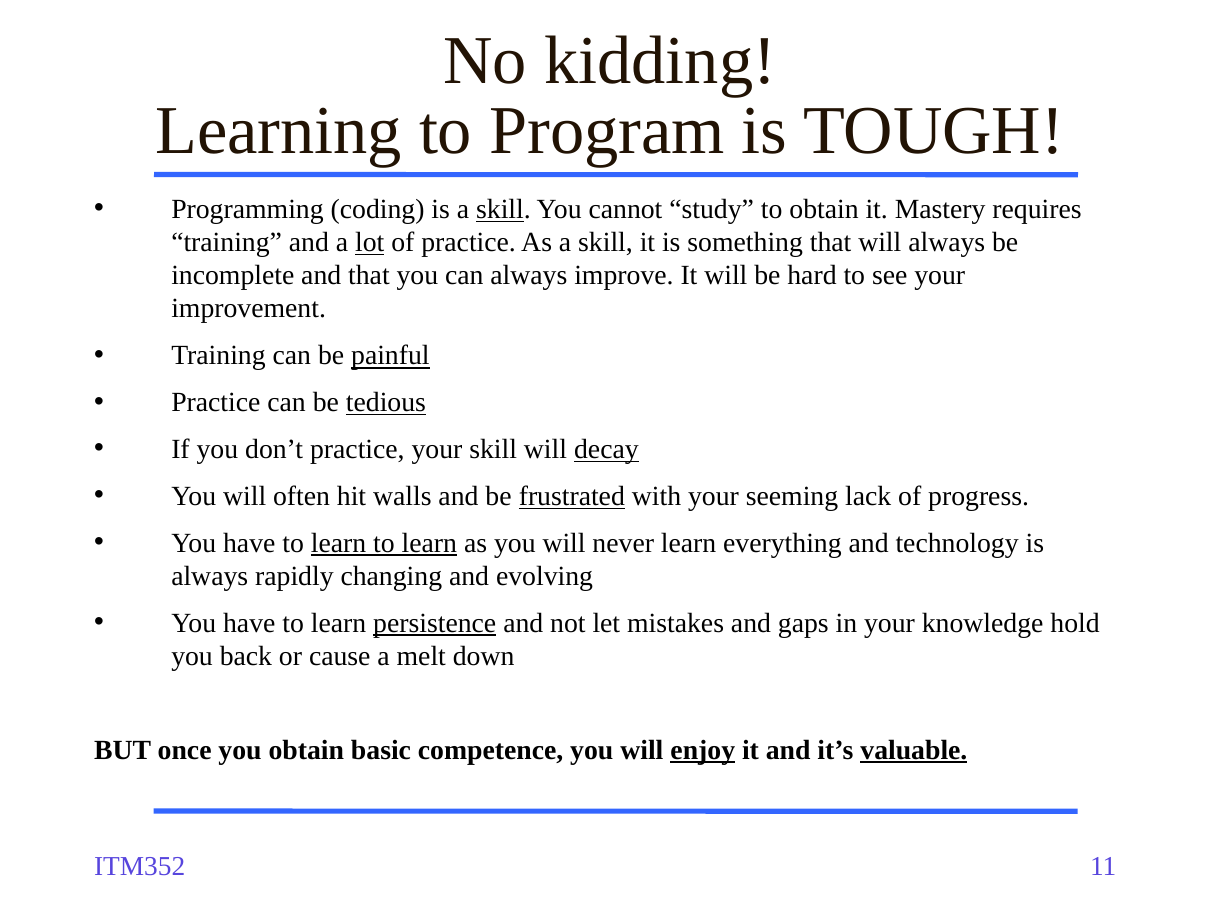
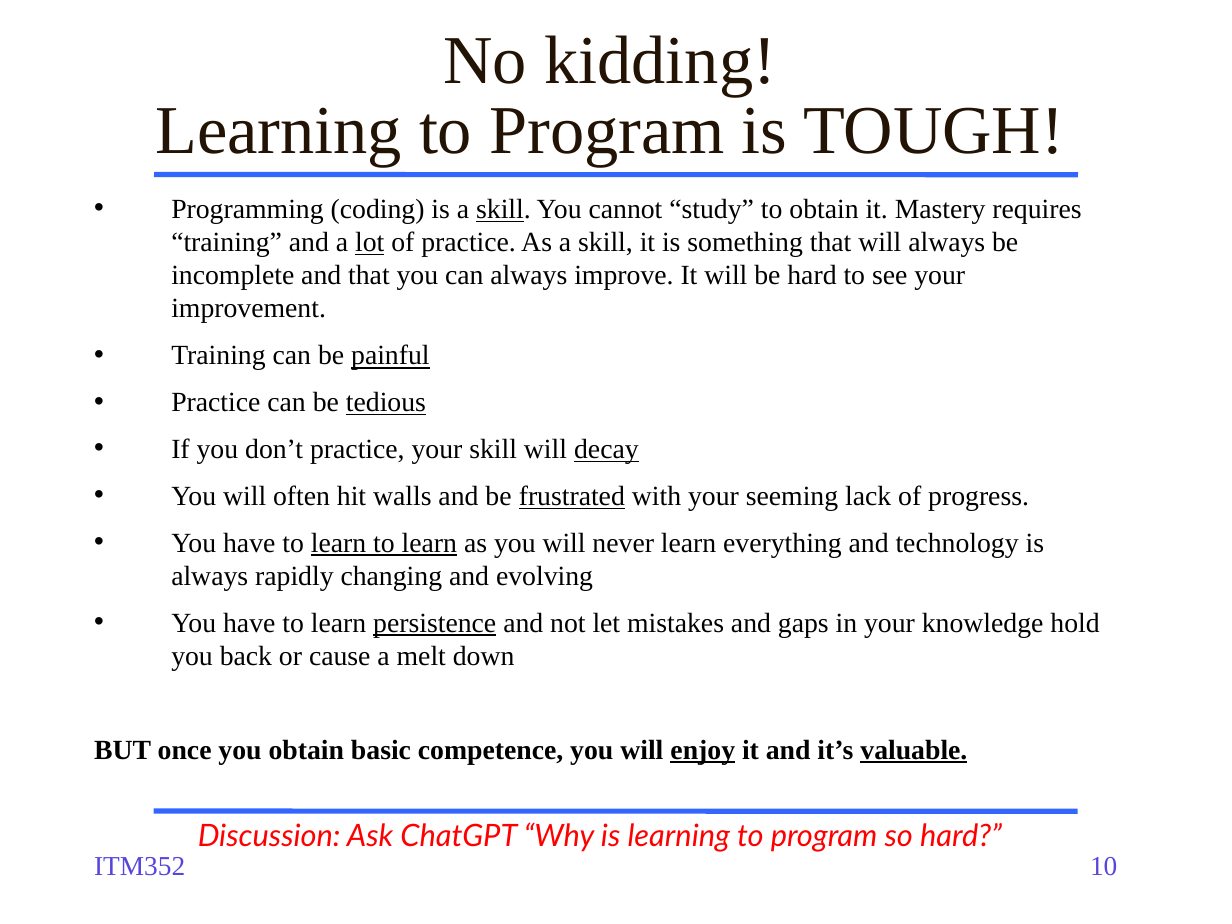
Before and after one commit to dport96/ITM352, a slide deck: slide 10 of morea/010.introduction/ITM352_01_intro.pptx (slide 11 before the commit). Drawn at 1232x924 pixels with LibreOffice and Linux fonts; fonts in the diff are those of the drawing. Boxes give left, top, right and bottom in pixels: in the first picture for what was removed or moved away, otherwise in the second. Text is boxed around its words. In the diff, an @@ line names an element or a change of style, - is before the commit and + after.

```diff
--- a/morea/010.introduction/ITM352_01_intro.pptx
+++ b/morea/010.introduction/ITM352_01_intro.pptx
@@ text added at [198,822,1002,852], 18 pt, text #FF0000, italic @@
+Discussion: Ask ChatGPT “Why is learning to program so hard?”
@@ page number at [1090,857,1117,876]: text changed @@
-11
+10
```
Also in this commit, not shown: 11 other slides changed, 1 slide added, 1 slide removed.
